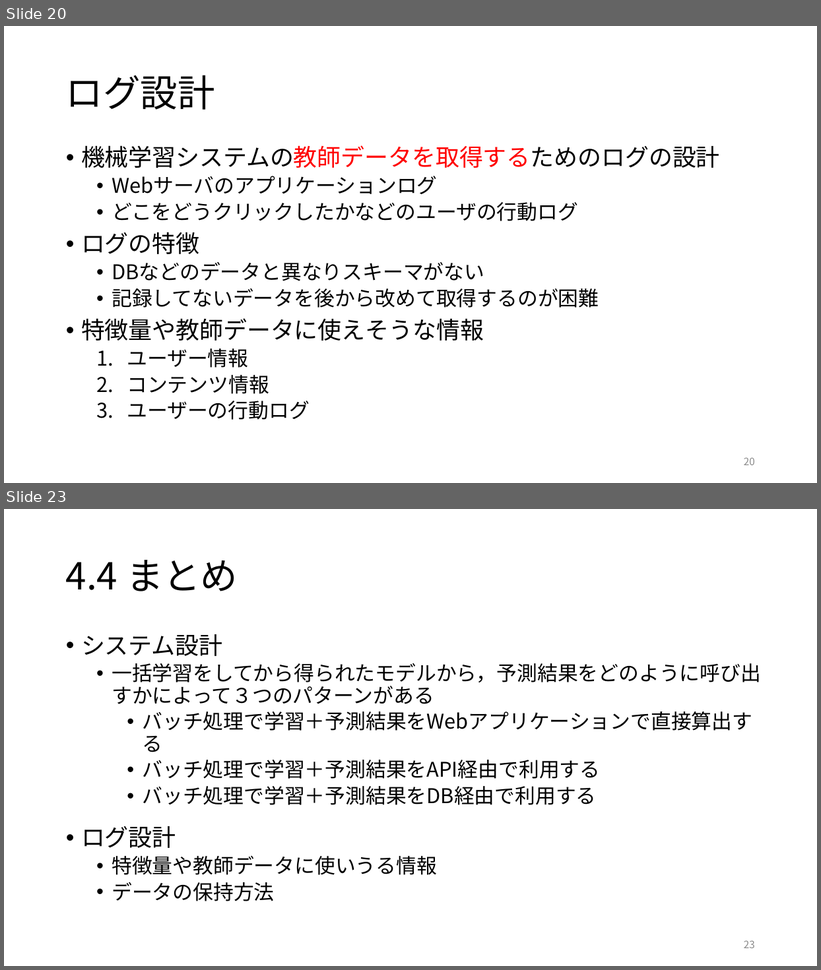
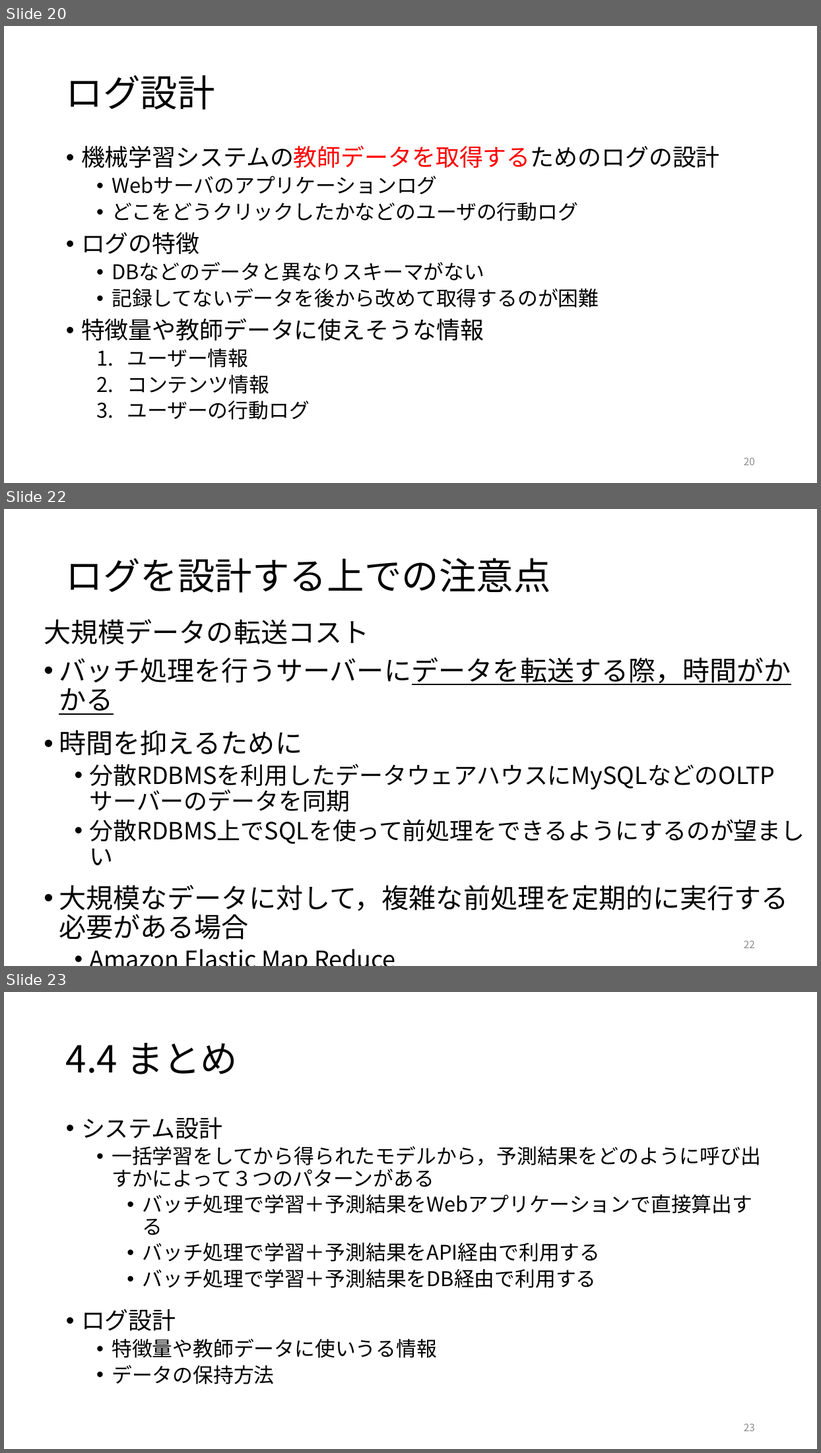
Before and after one commit to ryosuke-ku/Rinko, a slide deck: 仕事ではじめる機械学習第4章.pptx. Shown one above the other, each under a label of ours: slides 20 and 23 before the commit, slides 20, 22 and 23 after it; the slides between them are not shown. The pictures are 821x970 and 821x1453 pixels, drawn with LibreOffice and Linux fonts; fonts in the diff are those of the drawing. Boxes give left, top, right and bottom in pixels: in the first picture for what was removed or moved away, otherwise in the second. Text is boxed around its words. In the diff, an @@ line names an element or a change of style, - is before the commit and + after.

```diff
--- a/仕事ではじめる機械学習第4章.pptx
+++ b/仕事ではじめる機械学習第4章.pptx
@@ slide 22 added at [4, 509, 817, 966], background #FFFFFF @@
@@ title added at [66, 558, 551, 593], 44 pt, text #000000 @@
+ログを設計する上での注意点
@@ text added at [44, 619, 805, 940], 28 pt, text #000000 @@
+大規模データの転送コスト
+• バッチ処理を行うサーバーにデータを転送する際，時間がかかる
+• 時間を抑えるために
+  • 分散RDBMSを利用したデータウェアハウスにMySQLなどのOLTPサーバーのデータを同期
+  • 分散RDBMS上でSQLを使って前処理をできるようにするのが望ましい
+• 大規模なデータに対して，複雑な前処理を定期的に実行する必要がある場合
+  • Amazon Elastic Map Reduce
@@ page number added at [744, 941, 755, 949], 12 pt, text #8C8C8C @@
+22
```
Also in this commit, not shown: 7 slides changed, 2 other files.
